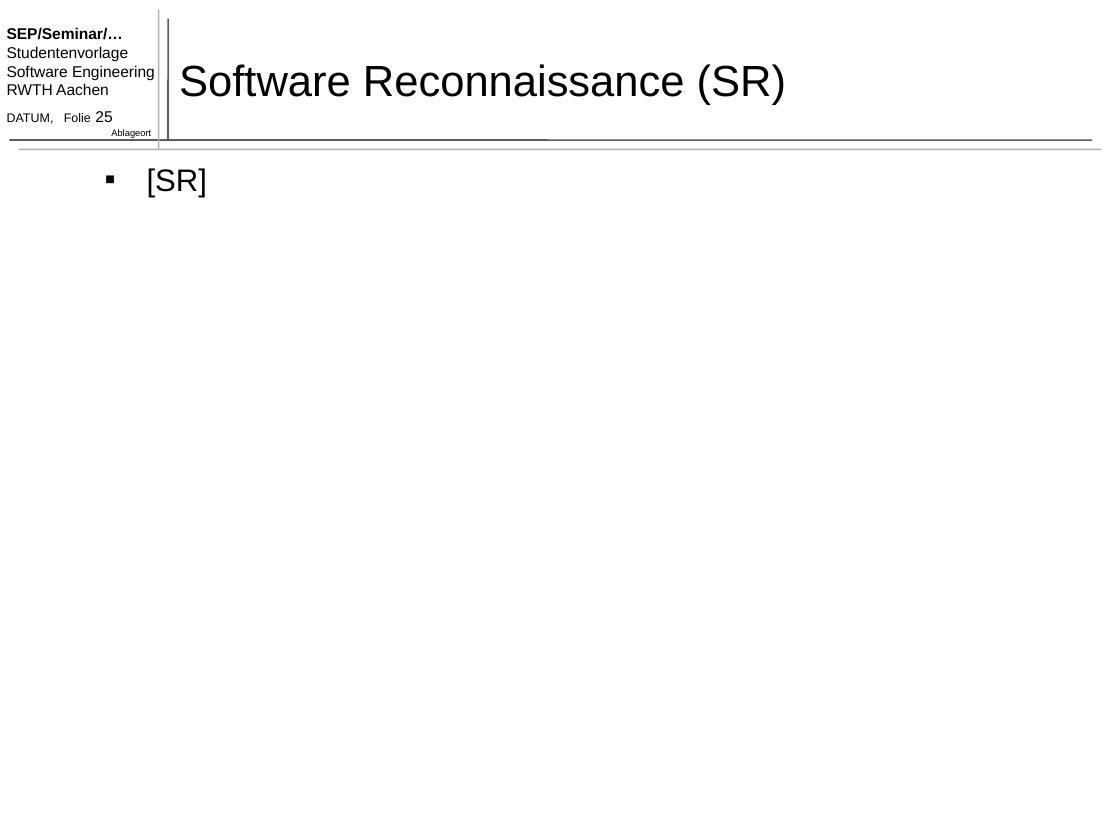
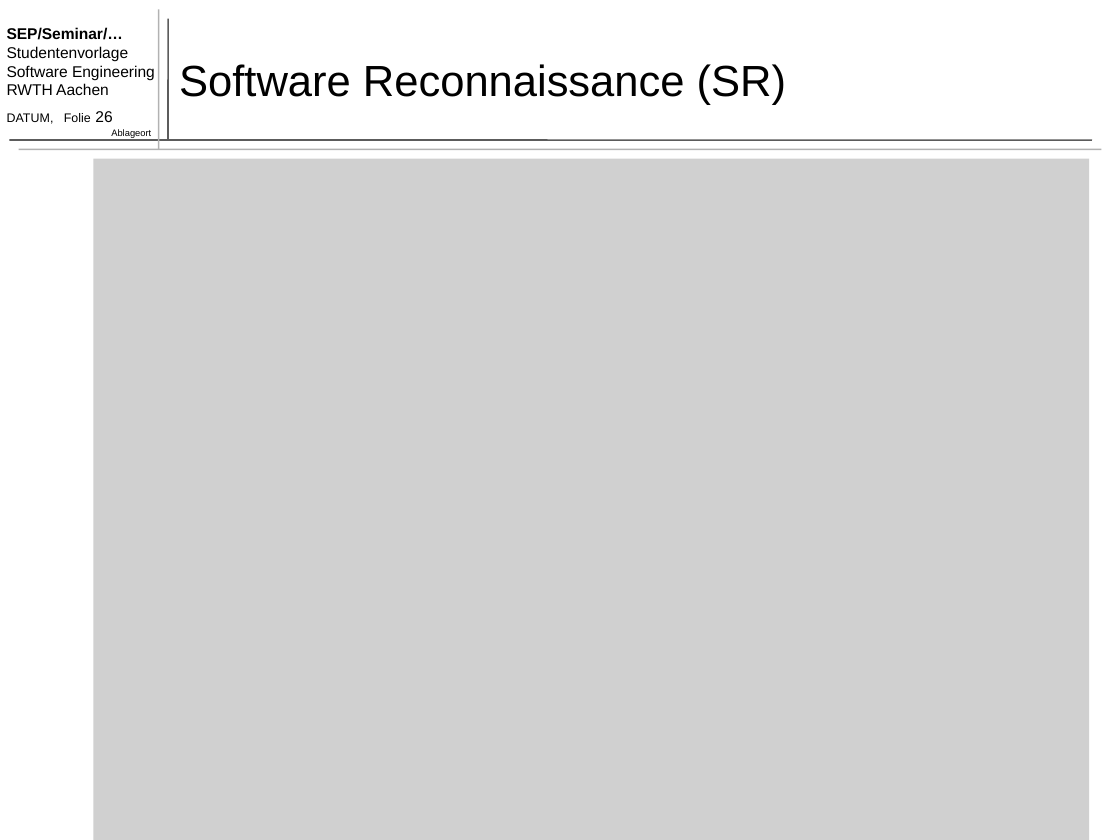
Before and after one commit to TimoBergerbusch/feature-location-techniques, a slide deck: slide 26 of Feature Location Techniques - Präsentation.pptx (slide 25 before the commit). Drawn at 1120x840 pixels with LibreOffice and Linux fonts; fonts in the diff are those of the drawing; grey boxes stand for pictures. Boxes give left, top, right and bottom in pixels: in the first picture for what was removed or moved away, otherwise in the second. Text is boxed around its words. In the diff, an @@ line names an element or a change of style, - is before the commit and + after.

```diff
--- a/Feature Location Techniques - Präsentation.pptx
+++ b/Feature Location Techniques - Präsentation.pptx
@@ text at (x1=7, y1=111, x2=112, y2=124): text changed @@
-DATUM, Folie 25
+DATUM, Folie 26
@@ picture added at (x1=93, y1=159, x2=1089, y2=840) @@
@@ text removed at (x1=147, y1=168, x2=208, y2=197) @@
-▪ [SR]
```
Also in this commit, not shown: 17 other slides changed, 10 slides added, 2 slides removed.
